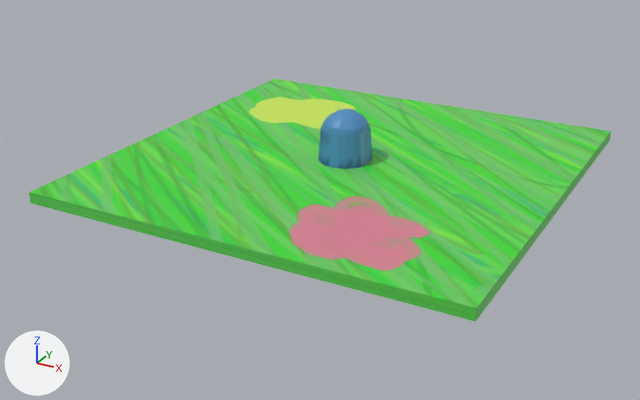
Renders of the FBX model 350 AR Project/Assets/other/mole_without_hole.fbx from each side of a commit.
Before and after are seen from a 50 mm camera at (41.0, -80.2, 34.1) aimed at (-1.2, -3.6, -4.3). Lighting does not change. The marker at lower left points along +X, +Y and +Z. Where no turn or scale is listed for an object, it has been applied to the vertices.

Objects in the first picture: 'ground', 'mole'.
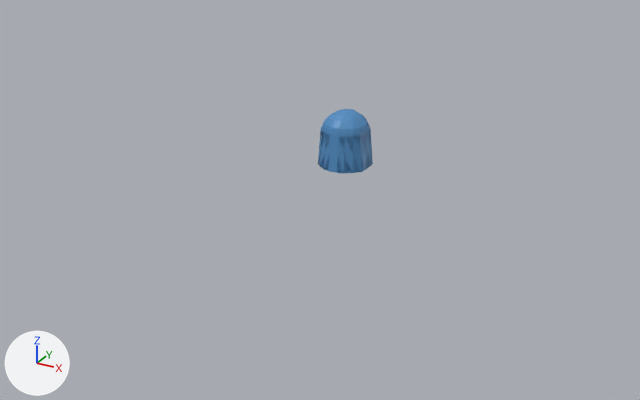
Diff of the bpy script that builds the scene:
```diff
--- a/350 AR Project/Assets/other/mole_without_hole.fbx.py
+++ b/350 AR Project/Assets/other/mole_without_hole.fbx.py
@@ ob_ground @@
-ob_ground = bpy.data.objects.new('ground', me_cube_001)
-ob_ground.location = (0.0, 0.0, -1.12)
-ob_ground.rotation_euler = (0.0, 0.0, -3.142)  # degrees (0, 0, -180)
-ob_ground.scale = (-23.2, -23.2, -0.59)
```

Boxes [x1, y1, x2, y2] around the edits, measured in the pictures (640 x 400 px):
'ground', deleted (green)
    before: [29, 79, 611, 322]
